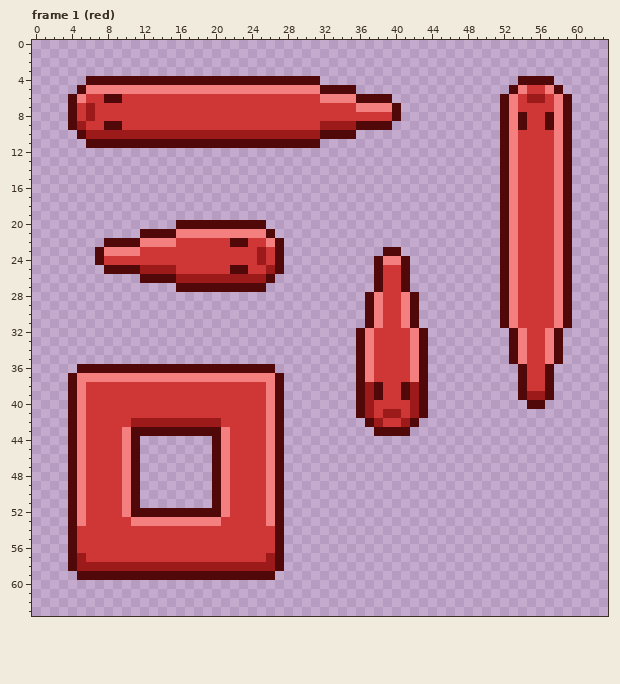
Pixel-art file, stored at Frontend/retro-game/src/assets/images/Snake.aseprite. Above is the file before it was changed.
64x64 pixels, 8 frames. Shown: frame 1 (red). The commit also changed other frames, which this record leaves out.
The same view after the edit:
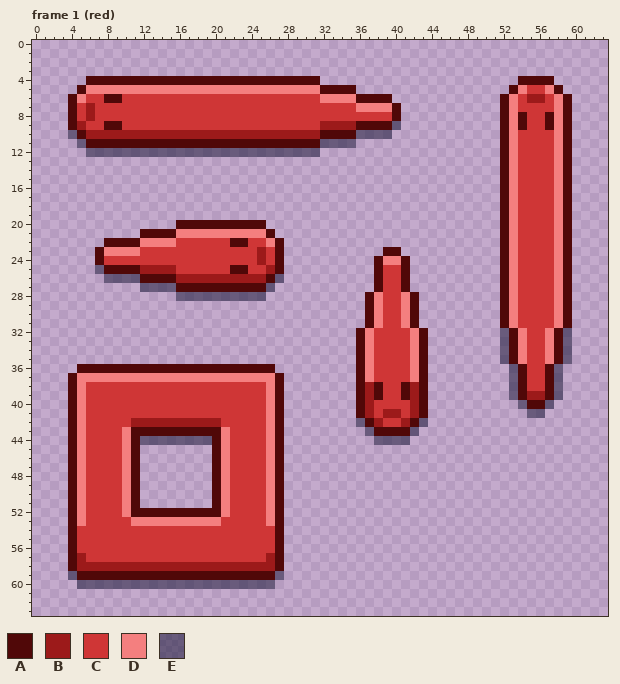
Palette (. is transparent): A #500808  B #9c1a1a  C #cf3636  D #f47f7f  E #12103082
The commit says: Snake sprite and Entity grid "working"
Diff:
{"change": "layer \"Shadow\" opacity 51% added"}
{"where": "frame 1 (red), layer \"Shadow\""}
{"frame":1,"y":9,"x":40,"old":".","new":"E"}
{"frame":1,"y":10,"x":4,"old":".","new":"E"}
{"frame":1,"y":10,"x":36,"old":"....","new":"EEEE"}
{"frame":1,"y":11,"x":5,"old":".","new":"E"}
{"frame":1,"y":11,"x":32,"old":"....","new":"EEEE"}
{"frame":1,"y":12,"x":6,"old":"..........................","new":"EEEEEEEEEEEEEEEEEEEEEEEEEE"}
{"frame":1,"y":25,"x":7,"old":".","new":"E"}
{"frame":1,"y":26,"x":8,"old":"....","new":"EEEE"}
{"frame":1,"y":26,"x":27,"old":".","new":"E"}
{"frame":1,"y":27,"x":12,"old":"....","new":"EEEE"}
{"frame":1,"y":27,"x":26,"old":".","new":"E"}
{"frame":1,"y":28,"x":16,"old":"..........","new":"EEEEEEEEEE"}
{"frame":1,"y":32,"x":52,"old":".","new":"E"}
{"frame":1,"y":32,"x":59,"old":".","new":"E"}
{"frame":1,"y":33,"x":52,"old":".","new":"E"}
{"frame":1,"y":33,"x":59,"old":".","new":"E"}
{"frame":1,"y":34,"x":52,"old":".","new":"E"}
{"frame":1,"y":34,"x":59,"old":".","new":"E"}
{"frame":1,"y":35,"x":52,"old":".","new":"E"}
{"frame":1,"y":35,"x":59,"old":".","new":"E"}
{"frame":1,"y":36,"x":53,"old":".","new":"E"}
{"frame":1,"y":36,"x":58,"old":".","new":"E"}
{"frame":1,"y":37,"x":53,"old":".","new":"E"}
{"frame":1,"y":37,"x":58,"old":".","new":"E"}
{"frame":1,"y":38,"x":53,"old":".","new":"E"}
{"frame":1,"y":38,"x":58,"old":".","new":"E"}
{"frame":1,"y":39,"x":53,"old":".","new":"E"}
{"frame":1,"y":39,"x":58,"old":".","new":"E"}
{"frame":1,"y":40,"x":54,"old":".","new":"E"}
{"frame":1,"y":40,"x":57,"old":".","new":"E"}
{"frame":1,"y":41,"x":55,"old":"..","new":"EE"}
{"frame":1,"y":42,"x":36,"old":".","new":"E"}
{"frame":1,"y":42,"x":43,"old":".","new":"E"}
{"frame":1,"y":43,"x":37,"old":".","new":"E"}
{"frame":1,"y":43,"x":42,"old":".","new":"E"}
{"frame":1,"y":44,"x":12,"old":"........","new":"EEEEEEEE"}
{"frame":1,"y":44,"x":38,"old":"....","new":"EEEE"}
{"frame":1,"y":59,"x":4,"old":".","new":"E"}
{"frame":1,"y":59,"x":27,"old":".","new":"E"}
{"frame":1,"y":60,"x":5,"old":"......................","new":"EEEEEEEEEEEEEEEEEEEEEE"}
{"label":"added","picture_box":[68,121,401,157]}
{"label":"added","picture_box":[95,265,284,301]}
{"label":"added","picture_box":[500,328,572,418]}
{"label":"added","picture_box":[356,418,428,445]}
{"label":"added","picture_box":[140,436,212,445]}
{"label":"added","picture_box":[68,571,284,589]}
